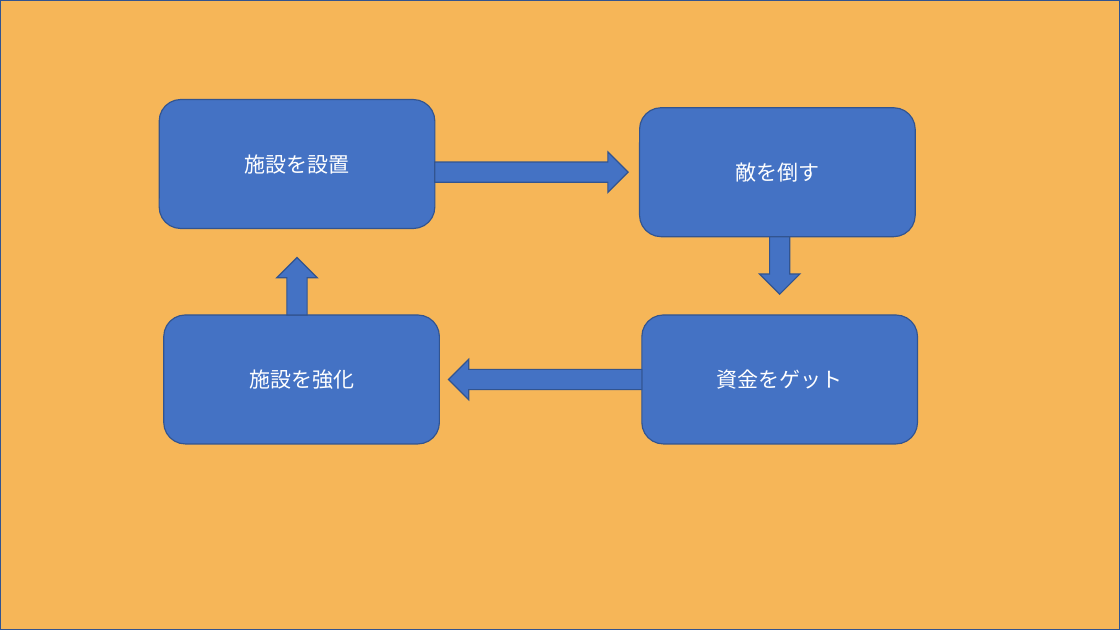
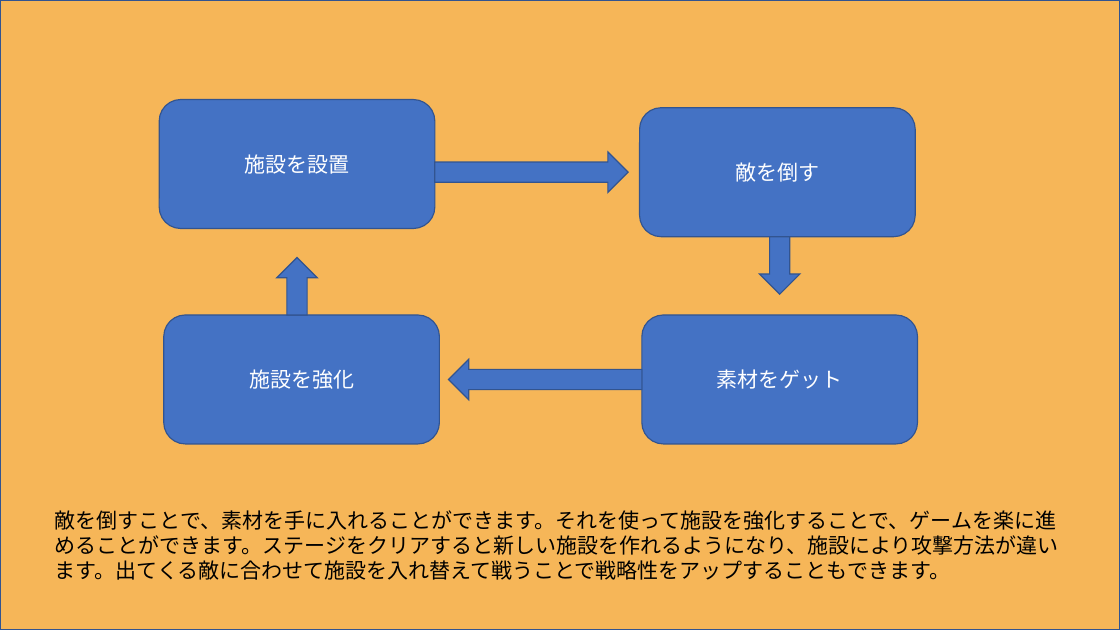
Before and after one commit to itasi29/MyGames, a slide deck: slide 4 of 企画.pptx (slide 3 before the commit). Drawn at 1120x630 pixels with LibreOffice and Linux fonts; fonts in the diff are those of the drawing. Boxes give left, top, right and bottom in pixels: in the first picture for what was removed or moved away, otherwise in the second. Text is boxed around its words. In the diff, an @@ line names an element or a change of style, - is before the commit and + after.

```diff
--- a/企画.pptx
+++ b/企画.pptx
@@ text in rounded rectangle at bbox=[717, 369, 843, 389]: text changed @@
-資金をゲット
+素材をゲット
@@ text added at bbox=[55, 510, 1059, 580], 18 pt, text #000000 @@
+敵を倒すことで、素材を手に入れることができます。それを使って施設を強化することで、ゲームを楽に進めることができます。ステージをクリアすると新しい施設を作れるようになり、施設により攻撃方法が違います。出てくる敵に合わせて施設を入れ替えて戦うことで戦略性をアップすることもできます。
```
Also in this commit, not shown: 1 other slide changed, 1 slide added.
